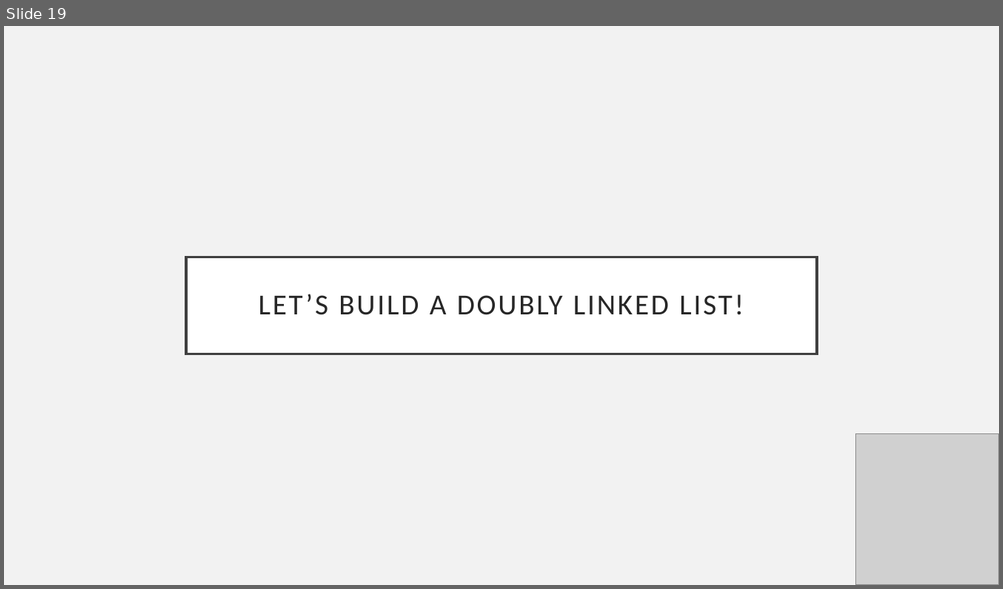
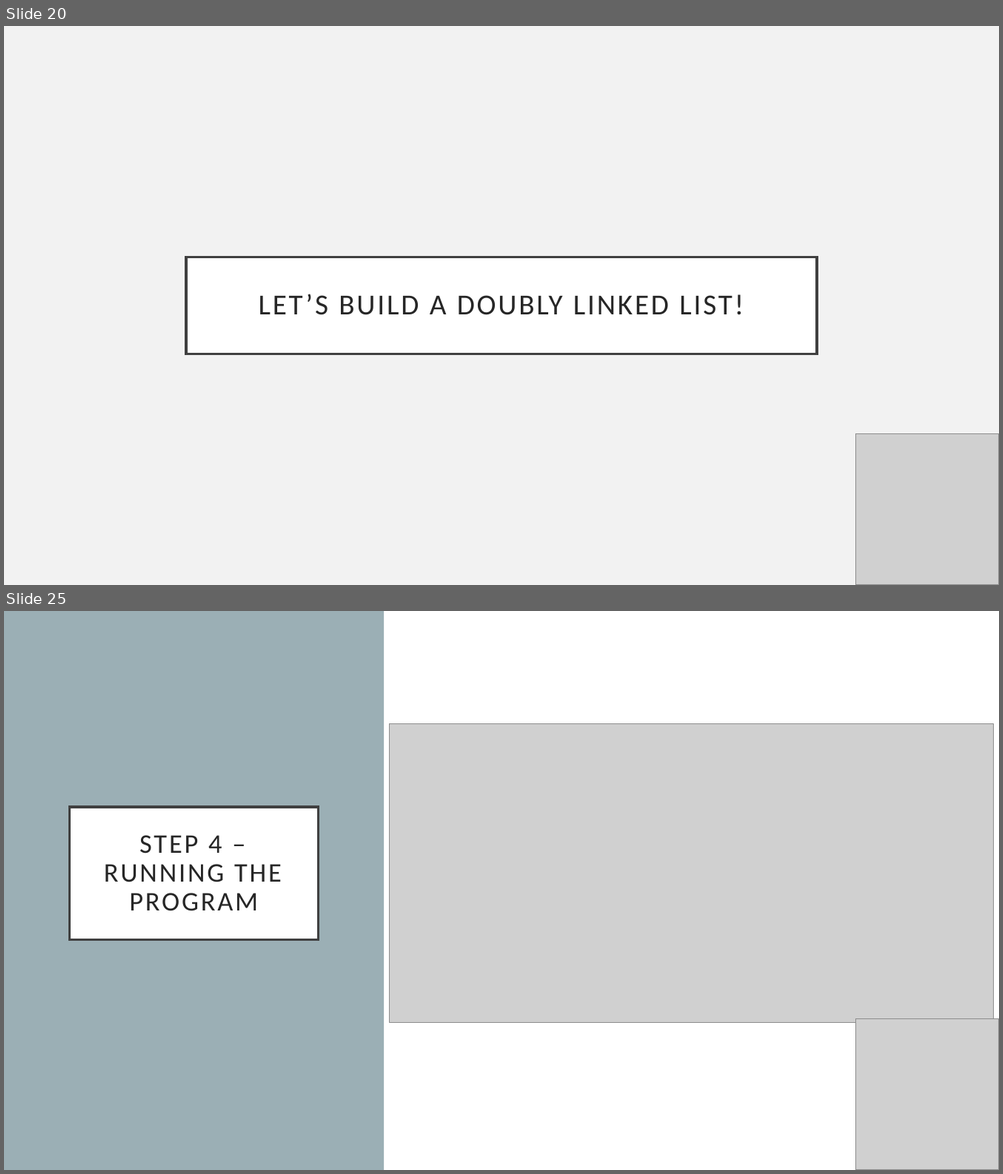
Before and after one commit to SLHCC/c-workshop, a slide deck: ppt/C Workshop.pptx. Shown one above the other, each under a label of ours: slide 19 before the commit, slides 20 and 25 after it; the slides between them are not shown. The pictures are 1003x589 and 1003x1174 pixels, drawn with LibreOffice and Linux fonts; fonts in the diff are those of the drawing; grey boxes stand for pictures. Boxes give left, top, right and bottom in pixels: in the first picture for what was removed or moved away, otherwise in the second. Text is boxed around its words. In the diff, an @@ line names an element or a change of style, - is before the commit and + after.

```diff
--- a/ppt/C Workshop.pptx
+++ b/ppt/C Workshop.pptx
@@ slide 25 added at (x1=4, y1=611, x2=999, y2=1170), background #FFFFFF @@
@@ rectangle added at (x1=4, y1=611, x2=384, y2=1170), fill #9BAFB5 @@
@@ picture added at (x1=389, y1=724, x2=993, y2=1024) @@
@@ title added at (x1=70, y1=807, x2=318, y2=940), fill #FFFFFF, outline #404040 2.5 pt, 26 pt, text #262626 @@
+STEP 4 – RUNNING THE PROGRAM
@@ picture added at (x1=855, y1=1019, x2=999, y2=1170) @@
@@ what was slide 19 is now slide 20 @@
```
Also in this commit, not shown: 1 slide changed, 5 other slides added, 1 other file.
